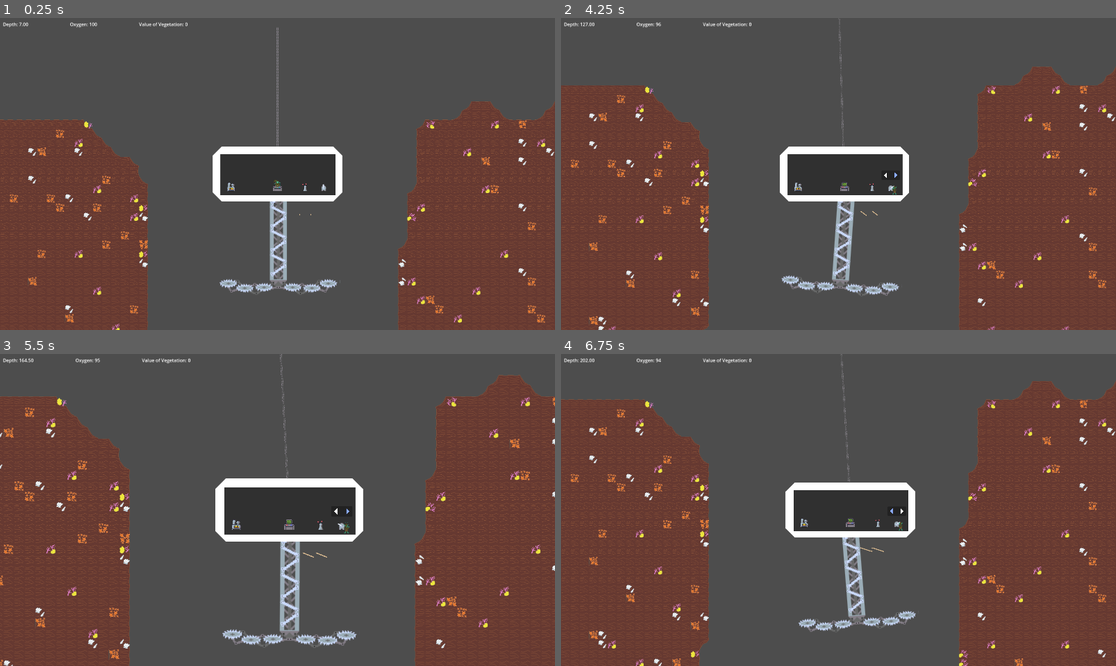
Above: before the commit, frames 1-4 (two rows, left to right).
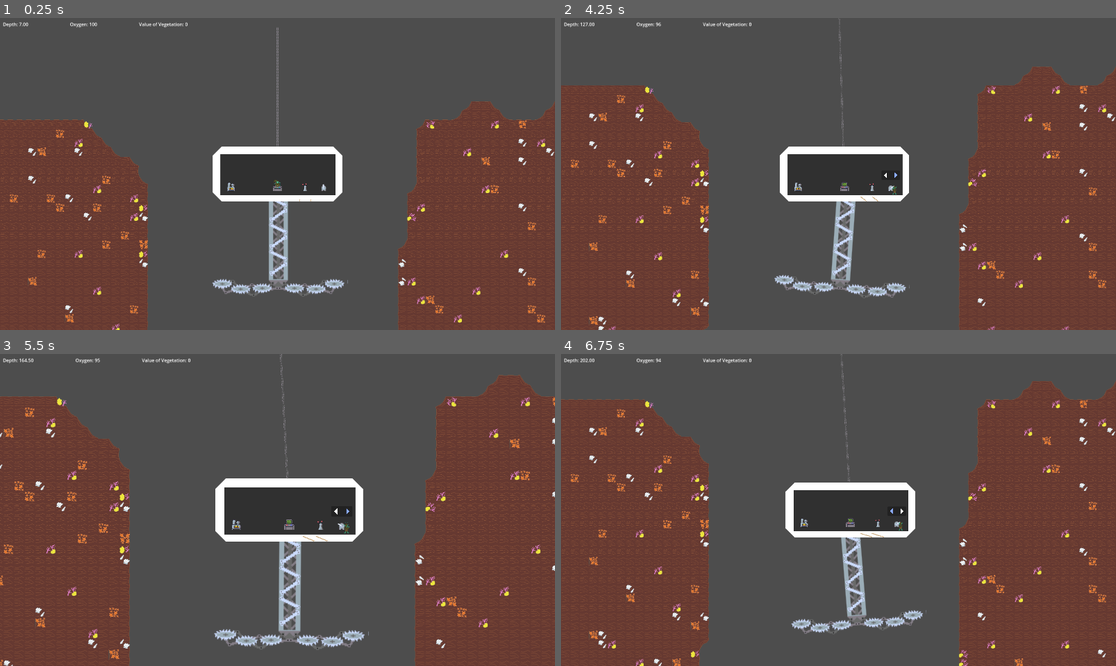
Above: after the commit, the same moments.

Repository: DSurguy/spring-2024-2d-jam
Game: Godot game, scene res://scenes/GameScene/GameScene.tscn
Two runs of this game, one before a commit and one after it. Both use one fixed random seed, a clock stepped at 60 frames per second and the inputs below. This scene is started directly instead of the project's main scene. Sound files missing from this copy of the repository are replaced by a short silence.
Inputs (mouse positions are in pixels of both pictures, inside the frame that each line leads up to):
- Up to frame 1 (0.25 s): no input
- Up to frame 2 (4.25 s): tap Enter (ui_accept) at 0.5, 0.77, 1.52, 3.02, 3.77 s; move the mouse to (960, 158) at 0.52 s; hold D (move_right) 0.53-2.03 s; tap Down (aim_down) at 0.6 s; move the mouse to (727, 189) at 1.27 s; tap Left (aim_left) at 1.35 s; move the mouse to (894, 105) at 2.02 s; hold A (move_left) 2.03-2.78 s; tap Right (aim_right) at 2.1 s; move the mouse to (810, 236) at 2.77 s; hold D (move_right) from 2.78 s (still down); tap Up (aim_up) at 2.85 s; move the mouse to (1005, 220) at 3.52 s; tap E (interact) at 3.6 s
- Up to frame 3 (5.5 s): move the mouse to (111, 463) at 4.27 s; release D (move_right) at 4.28 s; hold A (move_left) 4.28-5.03 s; click (111, 463) at 4.35 s; tap Enter (ui_accept) at 4.52 s; move the mouse to (305, 510) at 5.02 s; hold D (move_right) from 5.03 s (still down); tap Mouse wheel down (zoom_down) at 5.1 s
- Up to frame 4 (6.75 s): move the mouse to (755, 432) at 5.77 s; release D (move_right) at 5.78 s; hold A (move_left) from 5.78 s (still down); tap Mouse wheel up (zoom_up) at 5.85 s; tap Enter (ui_accept) at 6.02 s; move the mouse to (960, 494) at 6.52 s; tap Down (aim_down) at 6.6 s

The runs differ from the first frame. In frame 1, 1.1% of the frame differs, in the area x 38-63%, y 58-90%; in frame 2, 1.1%; in frame 3, 1.4%, in the area x 38-67%, y 58-95%; in frame 4, 1.1%.

Commit message:
improved locations

Diff:
--- a/scenes/GameScene/Stations/scythe.tscn
+++ b/scenes/GameScene/Stations/scythe.tscn
@@ -98,8 +98,8 @@
 
 [node name="Sprite2D" type="Sprite2D" parent="ScytheCollision"]
 z_index = -10
-position = Vector2(3, 112)
-scale = Vector2(2.675, 2.675)
+position = Vector2(3, 96)
+scale = Vector2(3, 3)
 texture = ExtResource("5_k8yx2")
 hframes = 4
 
--- a/scenes/GameScene/Stations/trawl.tscn
+++ b/scenes/GameScene/Stations/trawl.tscn
@@ -33,7 +33,7 @@
 script = ExtResource("1_s2uc2")
 
 [node name="AnchorLeft" type="RigidBody2D" parent="."]
-position = Vector2(-20, 100)
+position = Vector2(-20, 50)
 gravity_scale = 0.0
 
 [node name="CollisionShape2D" type="CollisionShape2D" parent="AnchorLeft"]
@@ -41,7 +41,7 @@
 debug_color = Color(0, 0, 0, 0.42)
 
 [node name="AnchorRight" type="RigidBody2D" parent="."]
-position = Vector2(20, 100)
+position = Vector2(20, 50)
 gravity_scale = 0.0
 
 [node name="CollisionShape2D" type="CollisionShape2D" parent="AnchorRight"]
